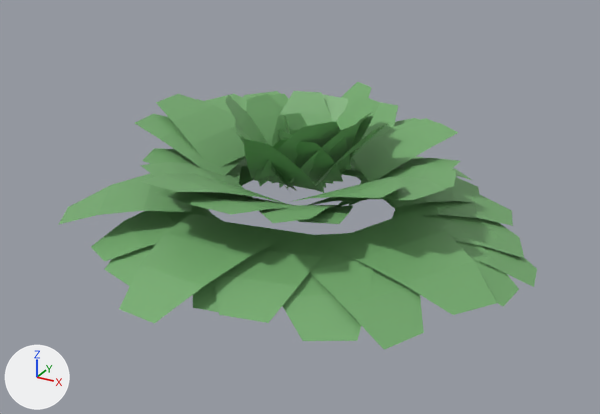
The FBX model Assets/Art/Models/Islet/SM_Bush_Tropical_01.fbx, before and after one commit.
Camera for both pictures: a camera (50 mm lens) standing at (2.36, -4.27, 2.19) and looking at (0.1, -0.17, 0.13). Lighting does not change. The marker at lower left points along +X, +Y and +Z. The first picture is the older version. Vertices at exactly the same position are counted once.

Objects in the first picture: 'SM_Bush_Tropical_01'.
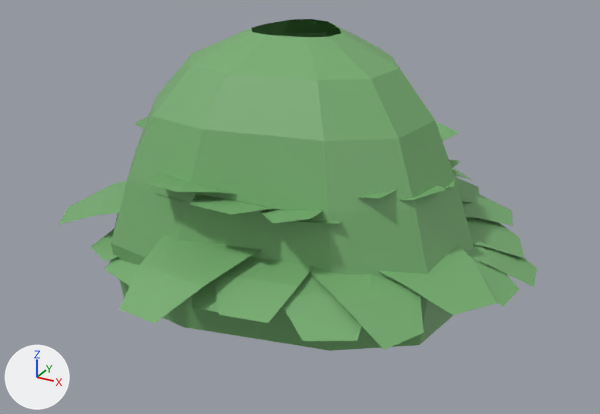
The edits, one by one:
me_sm_bush_tropical_01 is used by ob_sm_bush_tropical_01; location (0.0, 0.0, 0.0).
me_sm_bush_tropical_01 had 740 vertices, 222 faces and spanned x -1.59..1.73, y -1.77..1.64, z -0.45..0.89.
me_sm_bush_tropical_01 now has 824 vertices, 292 faces and spans x -1.59..1.73, y -1.77..1.64, z -0.45..1.19.
me_sm_bush_tropical_01 part 1: a new loose piece of 84 vertices spanning x -1.05..1.16, y -1.02..1.19, z -0.38..1.19, in mat_m_scrubleaf (green #76ad6f).

Pixel boxes (x1, y1, x2, y2) of what changed, in the pictures (600 x 414 px):
'SM_Bush_Tropical_01', reshaped
    before: (58, 82, 537, 350)
    after: (58, 19, 537, 351)
part 1 of me_sm_bush_tropical_01, added (green)
    after: (111, 19, 474, 351)
